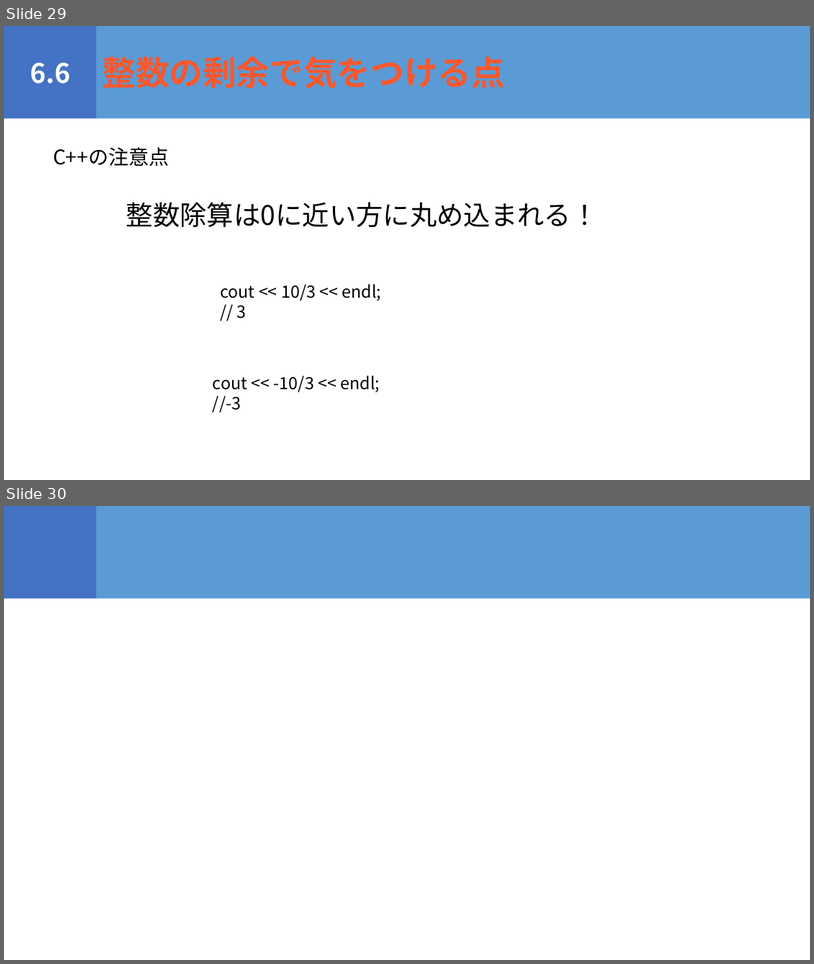
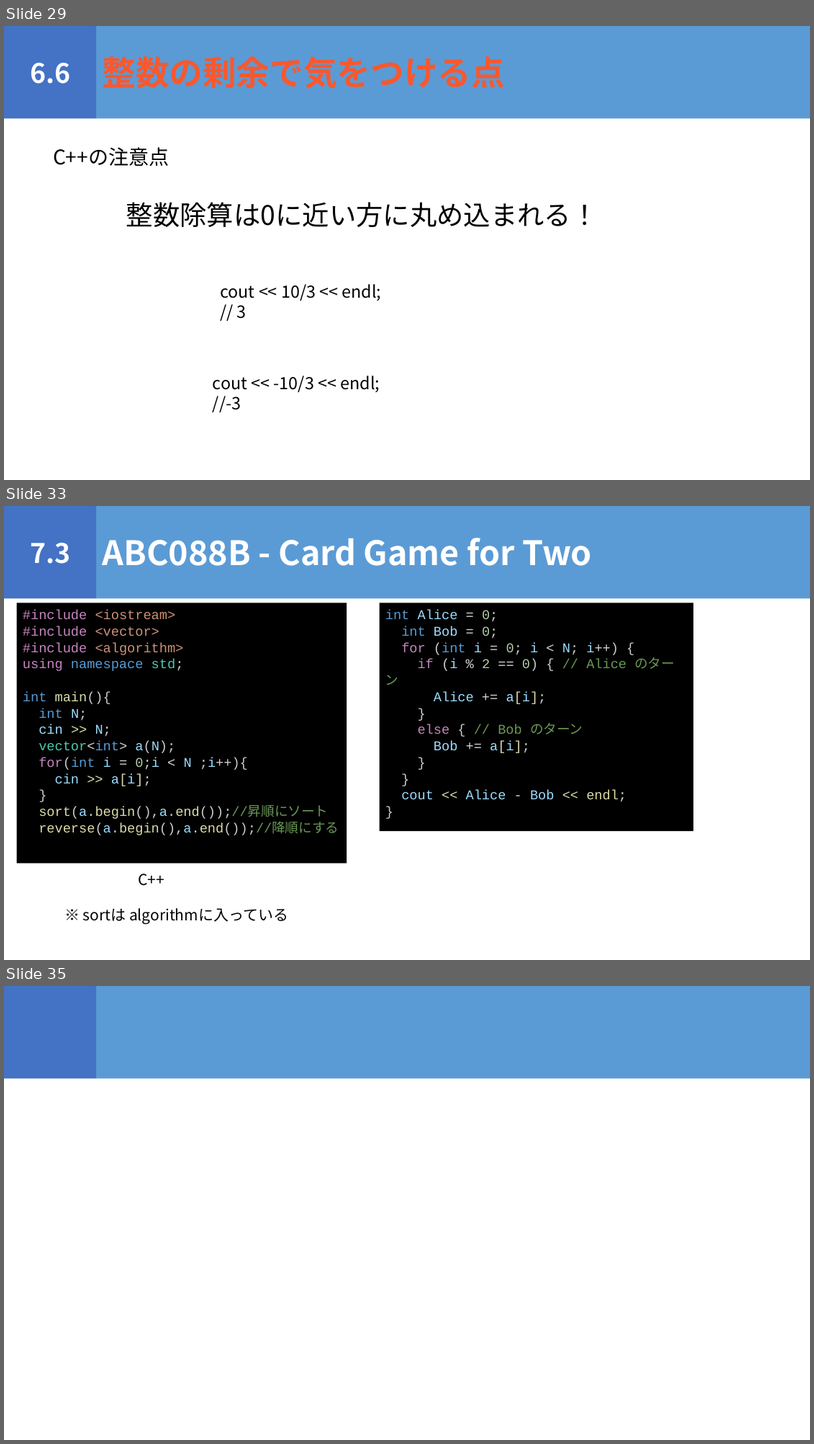
Before and after one commit to igeeeeee/triC_AtCoder_Beginners_Selection, a slide deck: ABS_勉強会.pptx. Shown one above the other, each under a label of ours: slides 29 and 30 before the commit, slides 29, 33 and 35 after it; the slides between them are not shown. The pictures are 814x964 and 814x1444 pixels, drawn with LibreOffice and Linux fonts; fonts in the diff are those of the drawing. Boxes give left, top, right and bottom in pixels: in the first picture for what was removed or moved away, otherwise in the second. Text is boxed around its words. In the diff, an @@ line names an element or a change of style, - is before the commit and + after.

```diff
--- a/ABS_勉強会.pptx
+++ b/ABS_勉強会.pptx
@@ slide 33 added at bbox=[4, 506, 810, 960], background #FFFFFF @@
@@ rectangle added at bbox=[4, 506, 97, 599], fill #4472C4, 32 pt, text #FFFFFF, bold @@
+7.3
@@ rectangle added at bbox=[97, 506, 810, 599], fill #5B9BD5, 40 pt, text #FFFFFF, bold @@
+ABC088B - Card Game for Two
@@ rectangle added at bbox=[17, 602, 347, 863], fill #000000, 16 pt, text #DCDCAA @@
+#include <iostream>
+#include <vector>
+#include <algorithm>
+using namespace std;
+int main(){
+int N;
+cin >> N;
+vector<int> a(N);
+for(int i = 0;i < N ;i++){
+cin >> a[i];
+}
+sort(a.begin(),a.end());//昇順にソート
+reverse(a.begin(),a.end());//降順にする
@@ rectangle added at bbox=[380, 602, 694, 831], fill #000000, 16 pt, text #9CDCFE @@
+int Alice = 0;
+int Bob = 0;
+for (int i = 0; i < N; i++) {
+if (i % 2 == 0) { // Alice のターン
+Alice += a[i];
+}
+else { // Bob のターン
+Bob += a[i];
+}
+}
+cout << Alice - Bob << endl;
+}
@@ text added at bbox=[138, 873, 165, 885], 18 pt, text #000000 @@
+C++
@@ text added at bbox=[83, 908, 288, 924], 18 pt, text #000000 @@
+※ sortは algorithmに入っている
@@ what was slide 30 is now slide 35 @@
```
Also in this commit, not shown: 5 other slides added, 2 other files.
